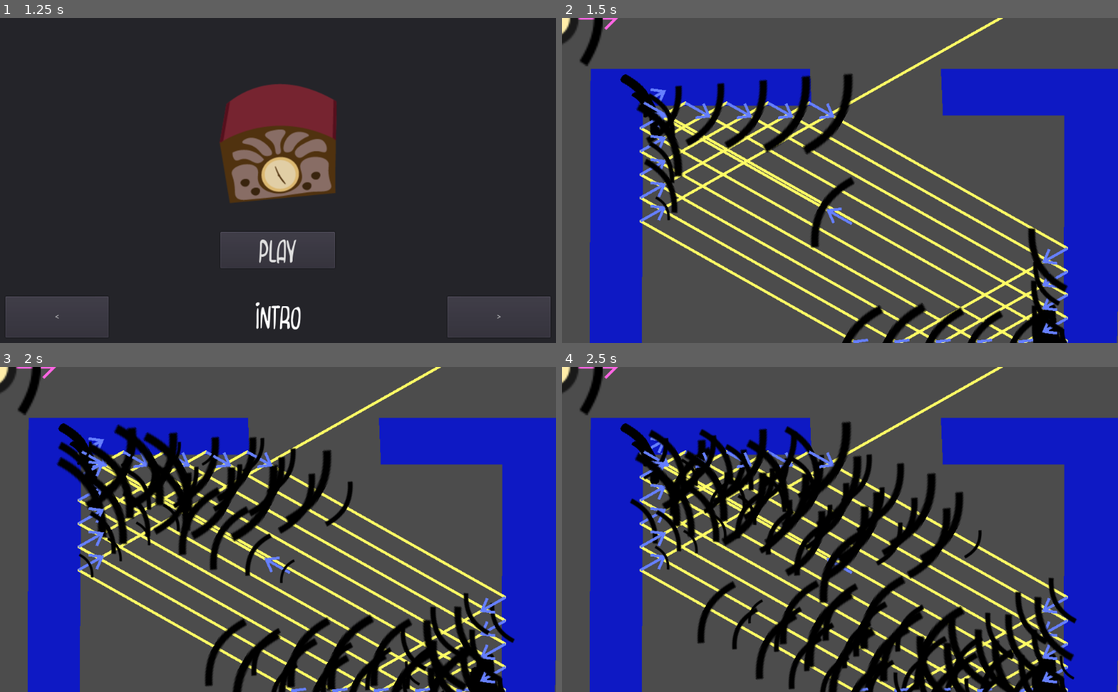
Above: before the commit, frames 1-4 (two rows, left to right).
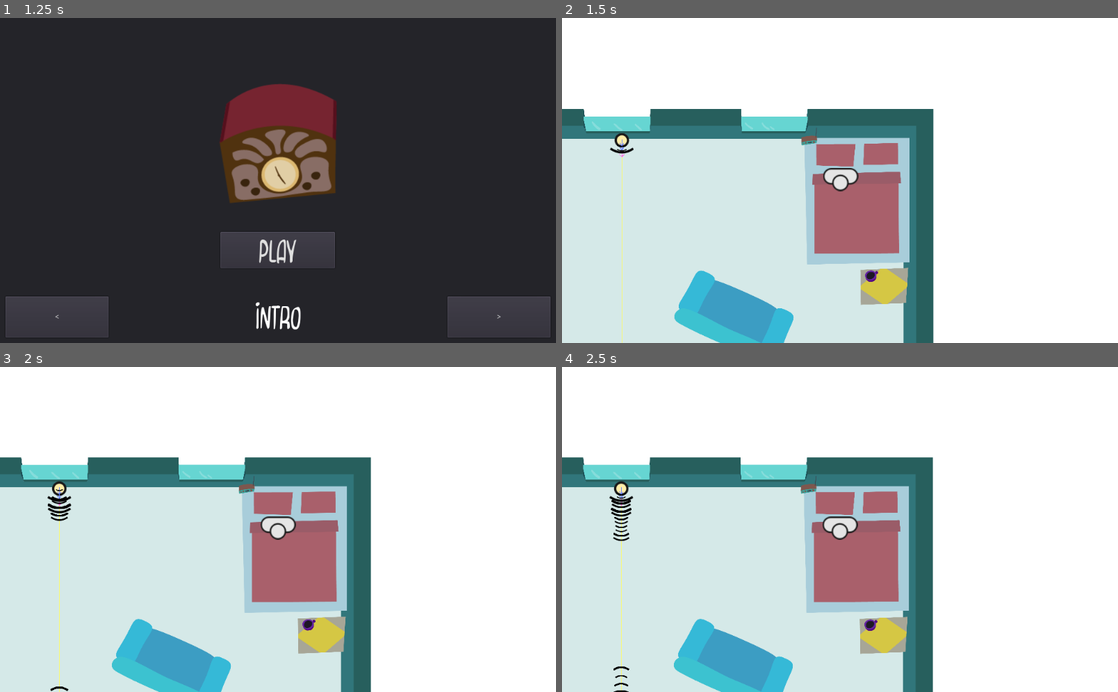
Above: after the commit, the same moments.

Repository: gingergenius/Spotify1962
Game: Godot game, scene res://scenes/main_menu.tscn
Two runs of this game, one before a commit and one after it. Both use one fixed random seed, a clock stepped at 60 frames per second and the inputs below. Before the commit the project starts from res://main_menu.tscn.
Inputs (mouse positions are in pixels of both pictures, inside the frame that each line leads up to):
- Up to frame 1 (1.25 s): click "select level" at 0.5 s
- Up to frame 2 (1.5 s): click "play" at 1.25 s
- Up to frame 3 (2 s): no input
- Up to frame 4 (2.5 s): move the mouse to (962, 513) at 2.02 s; hold D (player_right, bound only before the commit) from 2.03 s (still down); hold Space (player_pull, bound only before the commit) from 2.03 s (still down); click (962, 513) at 2.17 s; tap Shift (player_sneak, bound only before the commit) at 2.3 s

Frame 1 is identical in both runs. In frame 2, 100% of the frame differs, in the area x 0-100%, y 0-100%; in frame 3, 100%; in frame 4, 100%.

Commit message:
moved main menu and level selehtion into appropriate folders

Diff:
--- a/project.godot
+++ b/project.godot
@@ -11,31 +11,8 @@
 [application]
 
 config/name="Spotify1962"
-run/main_scene="res://main_menu.tscn"
+run/main_scene="res://scenes/main_menu.tscn"
 config/icon="res://icon.png"
-
-[editor_plugins]
-
-enabled=PoolStringArray( "EventNode2D" )
-
-[input]
-
-player_left=[ Object(InputEventKey,"resource_local_to_scene":false,"resource_name":"","device":0,"alt":false,"shift":false,"control":false,"meta":false,"command":false,"pressed":false,"scancode":65,"unicode":0,"echo":false,"script":null)
- ]
-player_right=[ Object(InputEventKey,"resource_local_to_scene":false,"resource_name":"","device":0,"alt":false,"shift":false,"control":false,"meta":false,"command":false,"pressed":false,"scancode":68,"unicode":0,"echo":false,"script":null)
- ]
-player_up=[ Object(InputEventKey,"resource_local_to_scene":false,"resource_name":"","device":0,"alt":false,"shift":false,"control":false,"meta":false,"command":false,"pressed":false,"scancode":87,"unicode":0,"echo":false,"script":null)
- ]
-player_down=[ Object(InputEventKey,"resource_local_to_scene":false,"resource_name":"","device":0,"alt":false,"shift":false,"control":false,"meta":false,"command":false,"pressed":false,"scancode":83,"unicode":0,"echo":false,"script":null)
- ]
-player_pull=[ Object(InputEventKey,"resource_local_to_scene":false,"resource_name":"","device":0,"alt":false,"shift":false,"control":false,"meta":false,"command":false,"pressed":false,"scancode":32,"unicode":0,"echo":false,"script":null)
- ]
-player_sneak=[ Object(InputEventKey,"resource_local_to_scene":false,"resource_name":"","device":0,"alt":false,"shift":false,"control":false,"meta":false,"command":false,"pressed":false,"scancode":16777237,"unicode":0,"echo":false,"script":null)
- ]
-
-[physics]
-
-2d/default_gravity=0
 
 [rendering]
 
--- a/level_select_menu.tscn
+++ b/scenes/level_select_menu.tscn
@@ -1,6 +1,6 @@
 [gd_scene load_steps=5 format=2]
 
-[ext_resource path="res://level_select_menu.gd" type="Script" id=1]
+[ext_resource path="res://scripts/level_select_menu.gd" type="Script" id=1]
 [ext_resource path="res://resources/fonts/Curvy Thins.tres" type="DynamicFont" id=2]
 [ext_resource path="res://images/level_preview/0.png" type="Texture" id=3]
 
--- a/scenes/levels/intro_level.tscn
+++ b/scenes/levels/00_intro.tscn
@@ -446,6 +446,7 @@
 
 position = Vector2( 2825.76, 521.59 )
 rotation = 1.5708
+SNEAK_SPEED = 300
 
 [node name="Caster" parent="." index="5" instance=ExtResource( 15 )]
 
--- a/main_menu.tscn
+++ b/scenes/main_menu.tscn
@@ -1,6 +1,6 @@
 [gd_scene load_steps=4 format=2]
 
-[ext_resource path="res://main_menu.gd" type="Script" id=1]
+[ext_resource path="res://scripts/main_menu.gd" type="Script" id=1]
 [ext_resource path="res://images/logo.svg" type="Texture" id=2]
 [ext_resource path="res://resources/fonts/Curvy Thins.tres" type="DynamicFont" id=3]
 
--- a/level_select_menu.gd
+++ b/scripts/level_select_menu.gd
@@ -4,6 +4,7 @@
 var current_stage = 0
 var amount_stages = 3
 var level_names = ["Intro", "Level 1 - get a move on", "Level 2 - vacuum the rug"]
+var level_filenames = ["00_intro", "01_medium", "02_advanced"]
 
 func _ready():
 	# Called every time the node is added to the scene.
@@ -30,8 +31,9 @@
 	pass
 
 func play_stage():
-	print("loading level " + str(current_stage))
-	get_tree().change_scene("res://levels/" + str(current_stage) +".tscn")
+	var filename = level_filenames[current_stage]
+	print("loading level " + filename)
+	get_tree().change_scene("res://scenes/levels/" + filename + ".tscn")
 	pass
 
 
--- a/main_menu.gd
+++ b/scripts/main_menu.gd
@@ -11,12 +11,12 @@
 
 func load_first_level():
 	print("loading first level")
-	get_tree().change_scene("res://levels/0.tscn")
+	get_tree().change_scene("res://scenes/levels/00_intro.tscn")
 	pass
 
 func load_level_selection():
 	print("loading level selection screen")
-	get_tree().change_scene("res://level_select_menu.tscn")
+	get_tree().change_scene("res://scenes/level_select_menu.tscn")
 	pass
 
 func quit():
Renamed: scenes/levels/advanced_level.tscn -> scenes/levels/02_advanced.tscn
Not shown, changed: .gitignore
